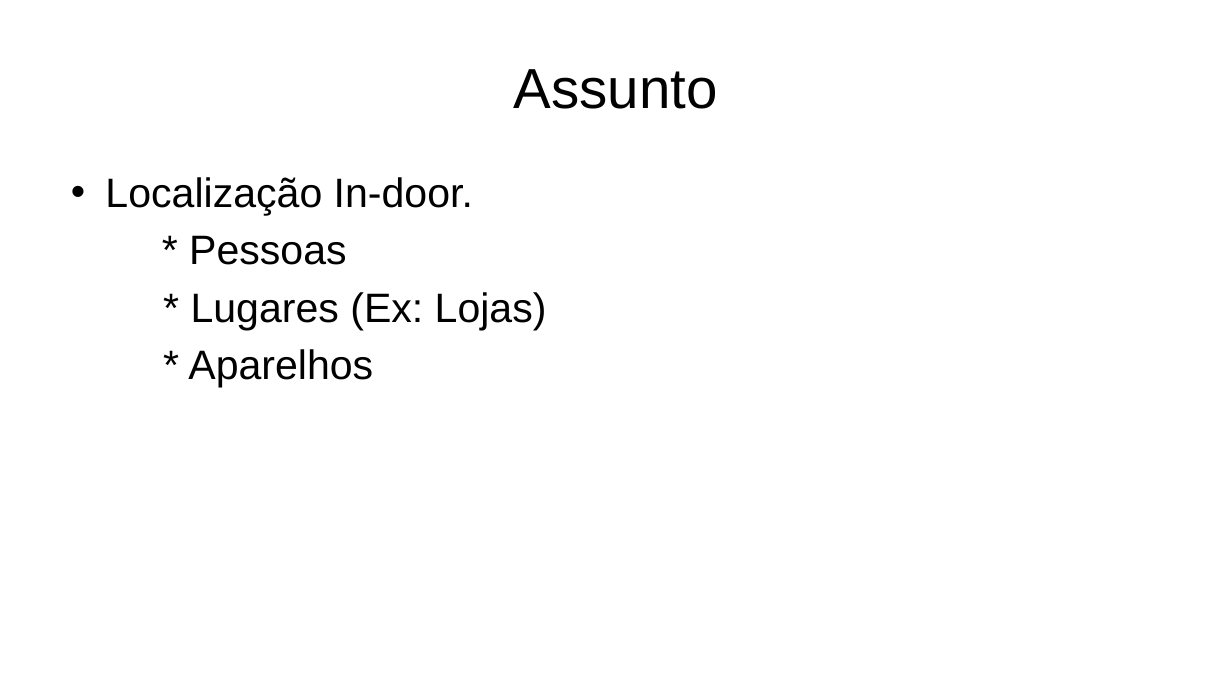
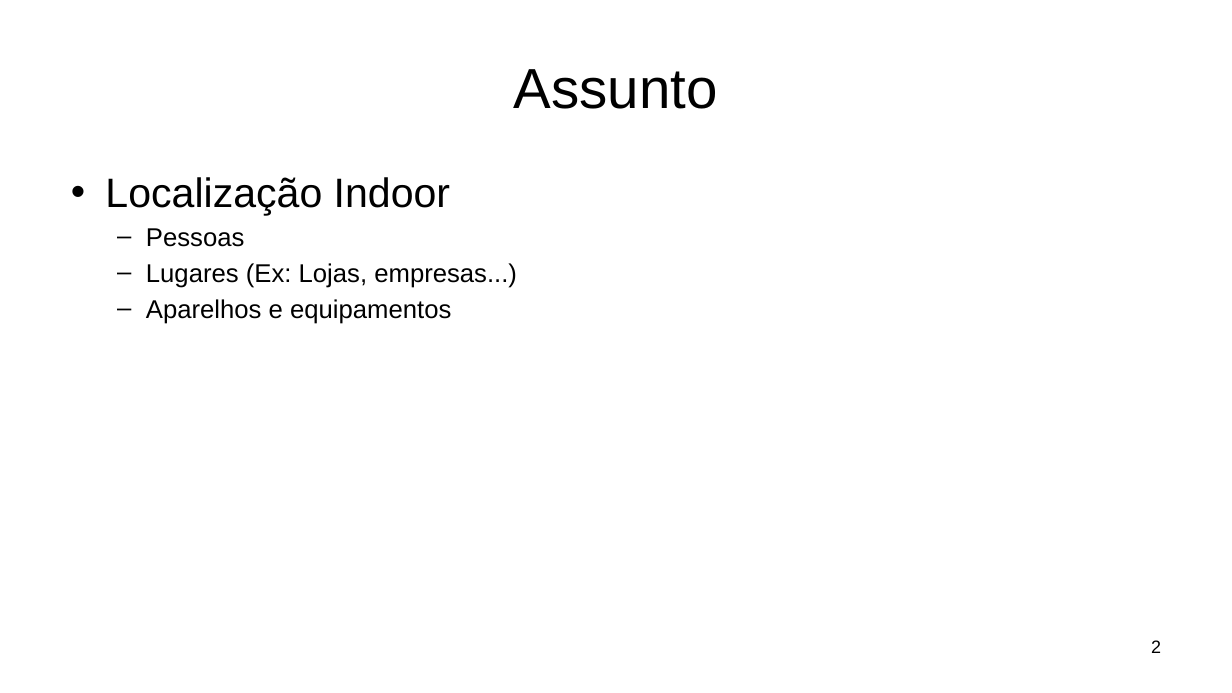
Before and after one commit to Guigajks/PI-VIII, a slide deck: slide 2 of Documentação/Apresentação Projeto PID.pptx. Drawn at 1232x693 pixels with LibreOffice and Linux fonts; fonts in the diff are those of the drawing; background and template pictures are left out. Boxes give left, top, right and bottom in pixels: in the first picture for what was removed or moved away, otherwise in the second. Text is boxed around its words. In the diff, an @@ line names an element or a change of style, - is before the commit and + after.

```diff
--- a/Documentação/Apresentação Projeto PID.pptx
+++ b/Documentação/Apresentação Projeto PID.pptx
@@ text at <box>105,177,517,324</box>: text changed; size 32 to 20 pt @@
-• Localização In-door.
-* Pessoas
-* Lugares (Ex: Lojas)
-* Aparelhos
+• Localização Indoor
+  – Pessoas
+  – Lugares (Ex: Lojas, empresas...)
+  – Aparelhos e equipamentos
@@ page number added at <box>1151,640,1161,653</box>, 14 pt, text #000000 @@
+2
```
Also in this commit, not shown: 11 other slides changed, 7 slides added, 6 other files.
